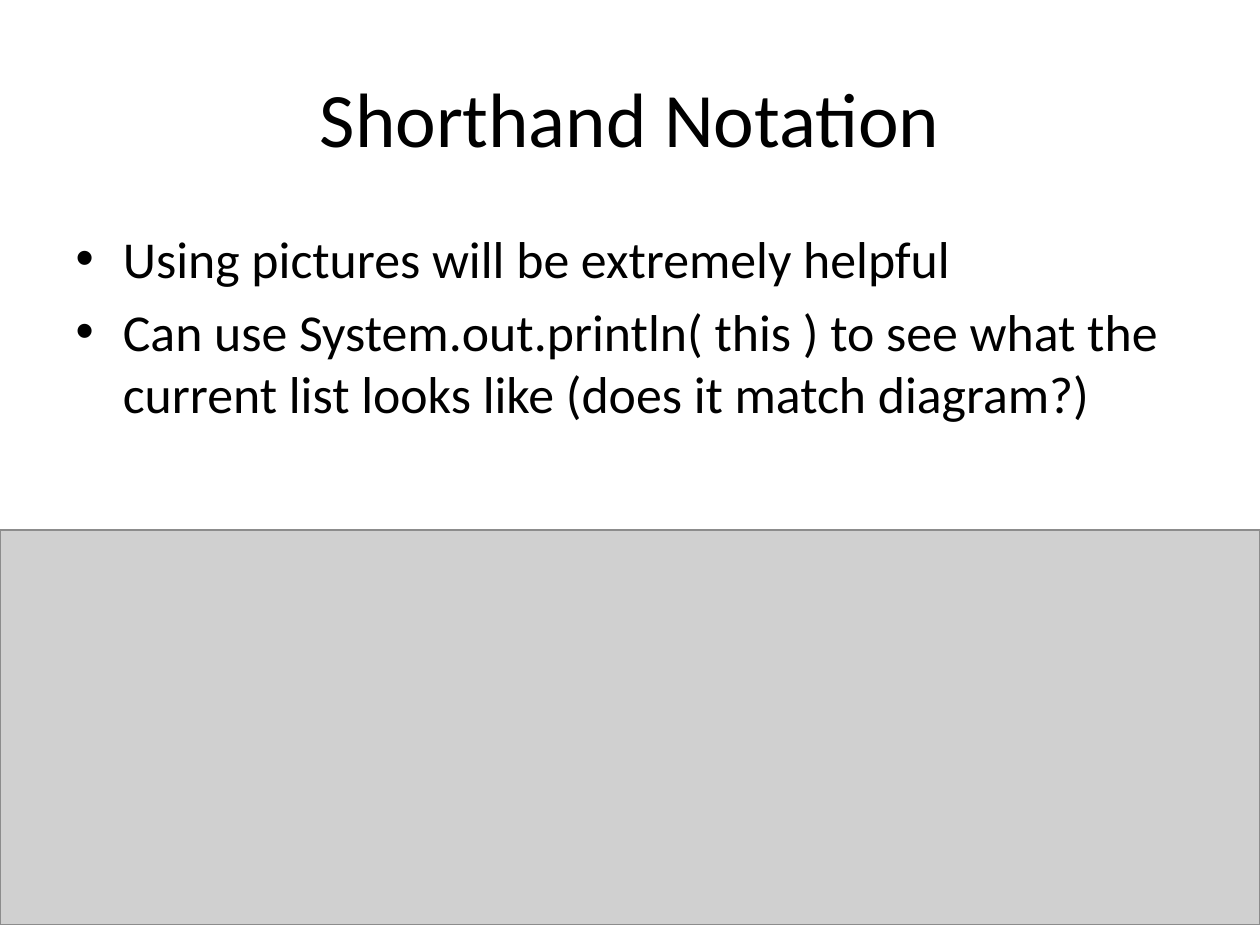
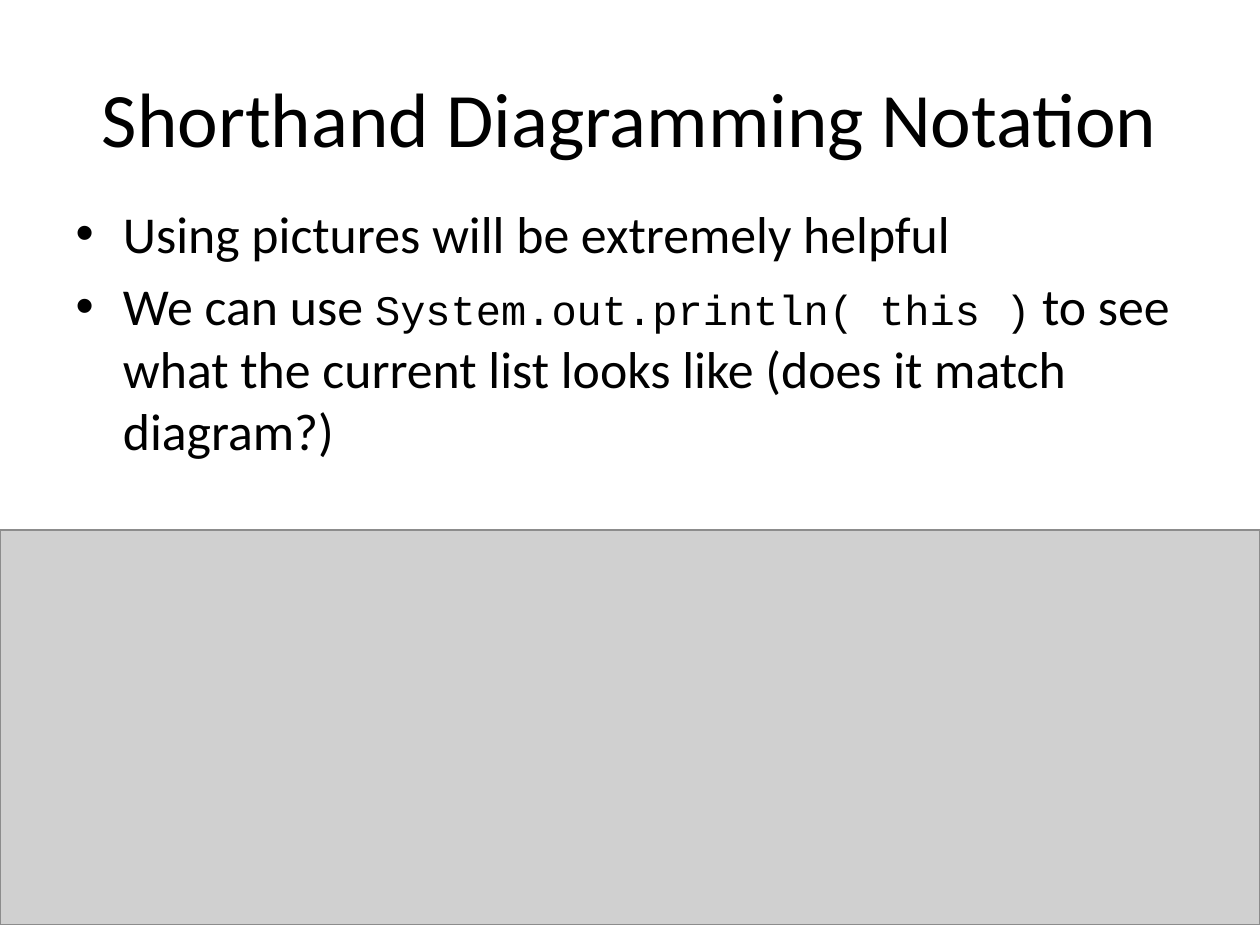
Before and after one commit to RHIT-CSSE/csse220, a slide deck: slide 5 of ClassMaterials/LinkedLists/Slides/LinkedLists.pptx (slide 7 before the commit). Drawn at 1260x945 pixels with LibreOffice and Linux fonts; fonts in the diff are those of the drawing; grey boxes stand for pictures. Boxes give left, top, right and bottom in pixels: in the first picture for what was removed or moved away, otherwise in the second. Text is boxed around its words. In the diff, an @@ line names an element or a change of style, - is before the commit and + after.

```diff
--- a/ClassMaterials/LinkedLists/Slides/LinkedLists.pptx
+++ b/ClassMaterials/LinkedLists/Slides/LinkedLists.pptx
@@ title at box(102, 93, 1156, 161): text changed @@
-Shorthand Notation
+Shorthand Diagramming Notation
@@ text "Using pictures will be extremely ...": place and size @@
-text "Using pictures will be extremely ..." at box(123, 242, 1157, 422)
+text "Using pictures will be extremely ..." at box(123, 217, 1170, 459)
@@ text at box(123, 291, 1170, 459): text changed @@
-• Can use System.out.println( this ) to see what the current list looks like (does it match diagram?)
+• We can use System.out.println( this ) to see what the current list looks like (does it match diagram?)
```
Also in this commit, not shown: 8 other slides changed, 2 slides added, 22 slides removed.
